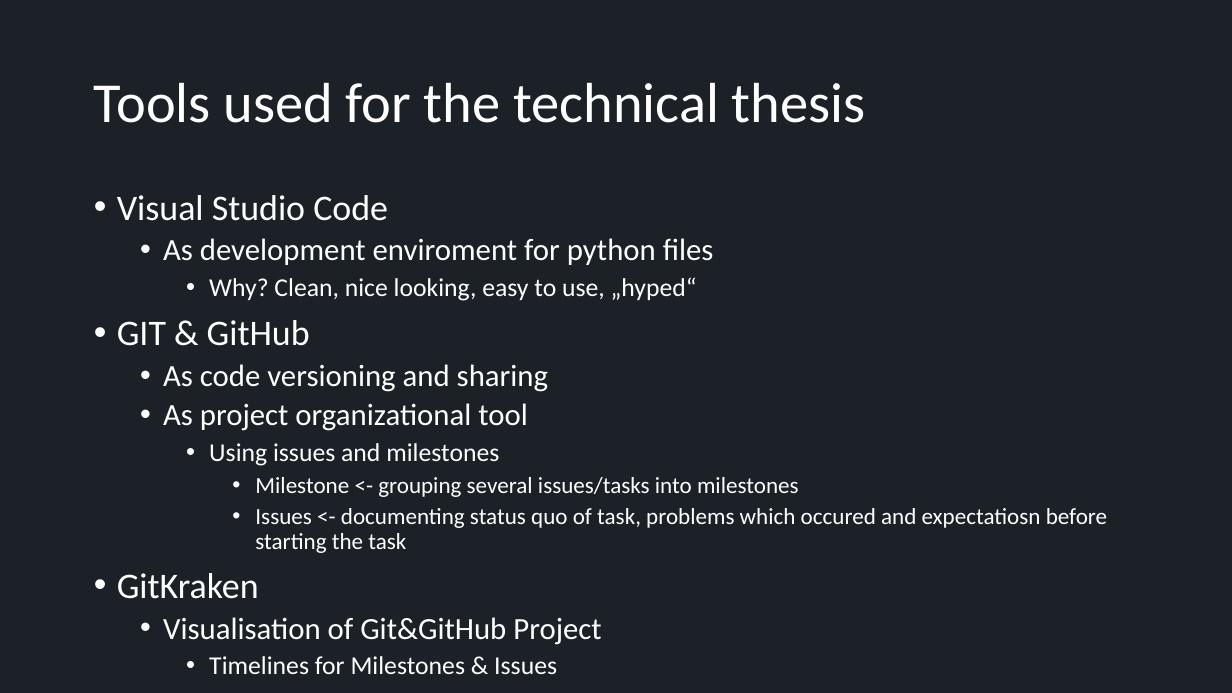
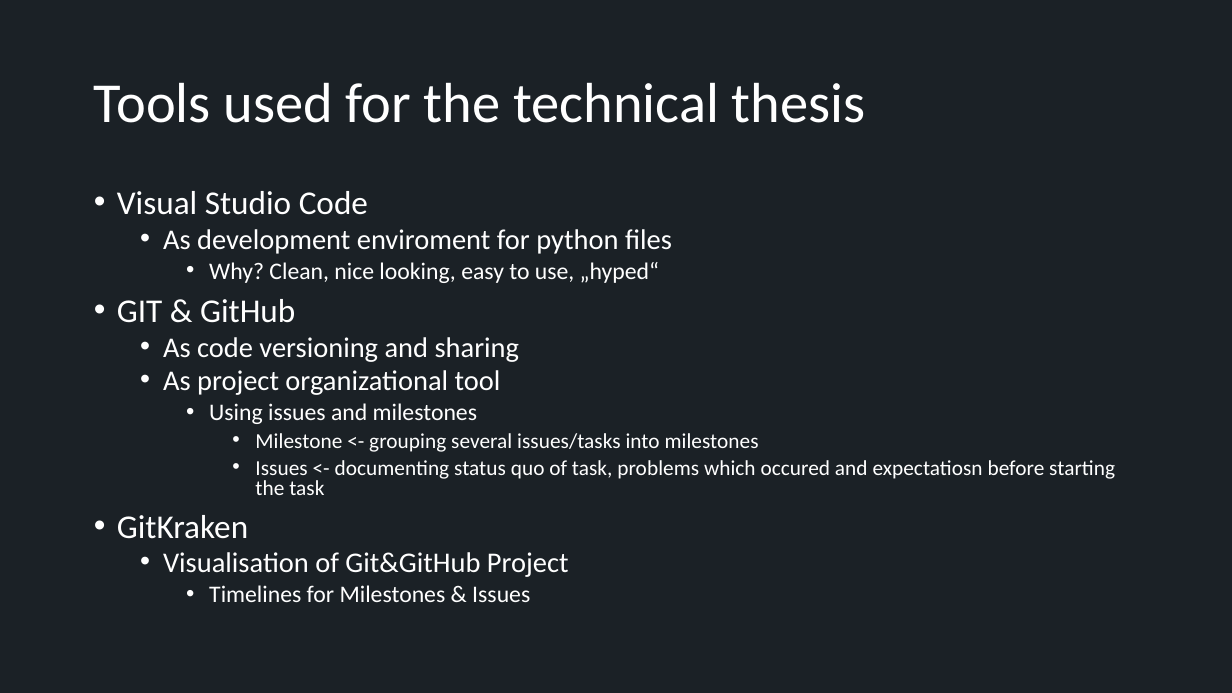
Before and after one commit to GreNait/technical-thesis, a slide deck: slide 12 of status_quo.pptx (slide 2 before the commit). Drawn at 1232x693 pixels with LibreOffice and Linux fonts; fonts in the diff are those of the drawing. Boxes give left, top, right and bottom in pixels: in the first picture for what was removed or moved away, otherwise in the second. Text is boxed around its words. In the diff, an @@ line names an element or a change of style, - is before the commit and + after.

```diff
--- a/status_quo.pptx
+++ b/status_quo.pptx
@@ text "Visual Studio Code" at (117,191,1115,602): size 28 to 25.9 pt in "Visual Studio Code", "GIT & GitHub", "GitKraken"; size 24 to 22.2 pt in "As development enviroment for python files", "As code versioning and sharing", "As project organizational tool", "Visualisation of Git&GitHub Project"; size 20 to 18.5 pt in "Why? Clean, nice looking, easy to use, ...", "Using issues and milestones", "Timelines for Milestones & Issues"; size 18 to 16.6 pt in "Milestone <- grouping several issues/tasks into milestones", "Issues <- documenting status quo of task, ..."; line spacing 0.9 to 0.8 @@
```
Also in this commit, not shown: 3 other slides changed, 10 slides added.
